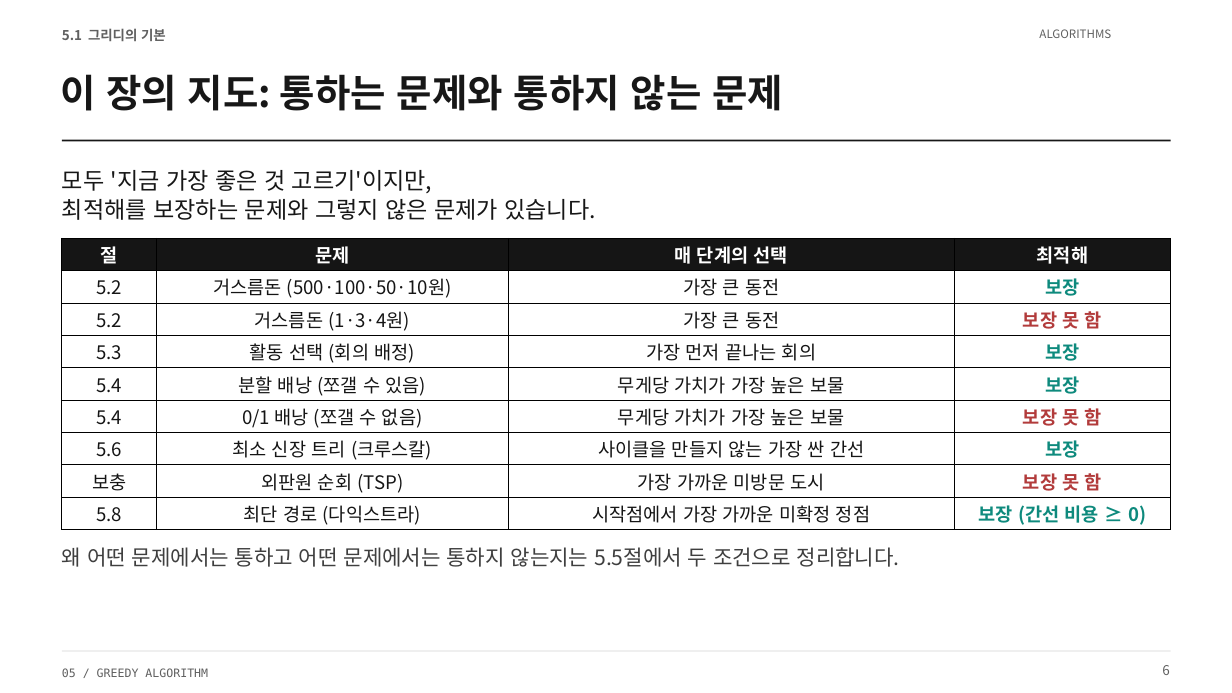
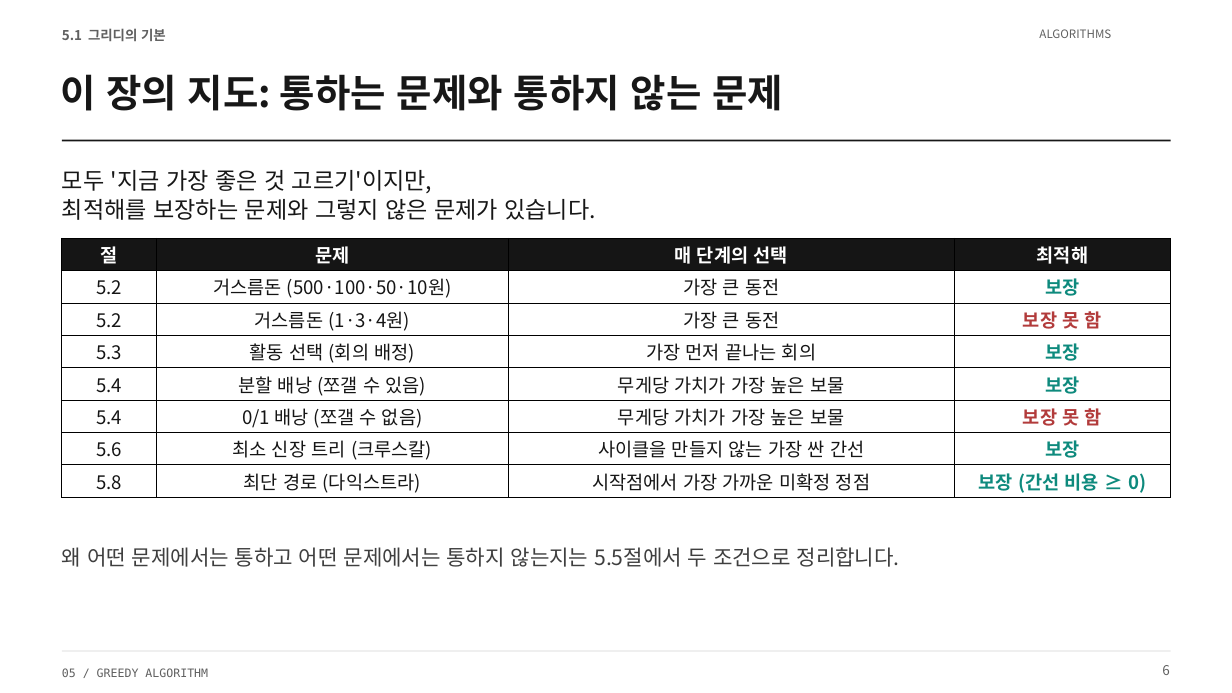
Before and after one commit to Sangdon-Park/Sangdon-Park.github.io, a slide deck: slide 6 of data/알고리즘/5장_그리디_알고리즘.pptx. Drawn at 1232x693 pixels with LibreOffice and Linux fonts; fonts in the diff are those of the drawing. Boxes give left, top, right and bottom in pixels: in the first picture for what was removed or moved away, otherwise in the second. Text is boxed around its words. In the diff, an @@ line names an element or a change of style, - is before the commit and + after.

```diff
--- a/data/알고리즘/5장_그리디_알고리즘.pptx
+++ b/data/알고리즘/5장_그리디_알고리즘.pptx
@@ table at <box>62,238,1170,530</box> @@
-row 8: 보충 | 외판원 순회 (TSP) | 가장 가까운 미방문 도시 | 보장 못 함
```
Also in this commit, not shown: 2 other slides changed, 3 other files.
